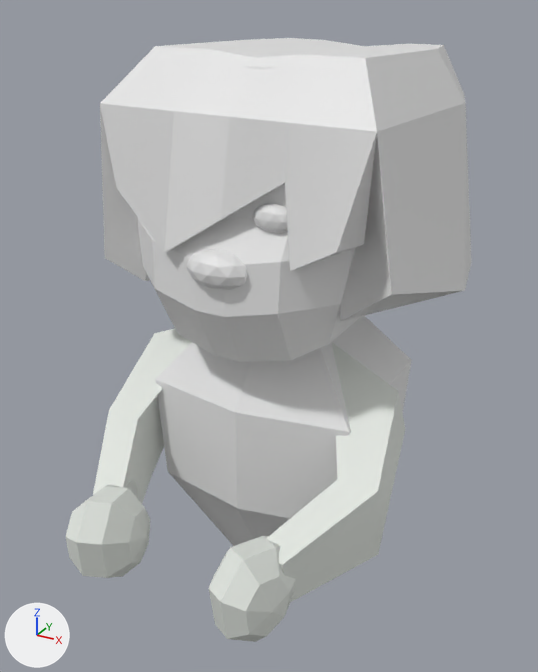
An edit to the FBX model game_prototype_final/Assets/3DModels/playerMesh01.fbx, drawn before and after from the same camera.
The view is the same before and after, from a 50 mm lens placed at (1.72, -3.37, 3.14), pointed at (0.04, -0.31, 1.61). The axes (+X, +Y, +Z) are drawn at lower left. The lights are the same throughout. The picture after the commit comes second. Where no turn or scale is listed for an object, it has been applied to the vertices.

In view in the first picture: 'body', 'eye', 'hair', 'head', 'nose', 'player_arms', 'player_arms.001'.
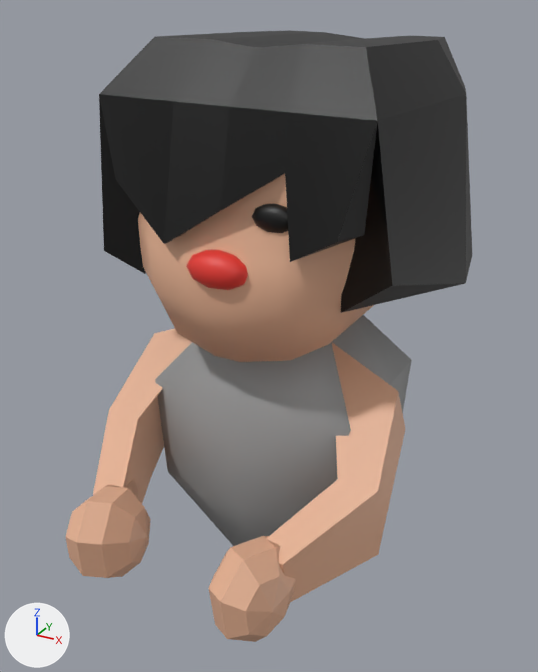
What the commit changed:
Material 'Material.001' (mat_material_001) changes colour from white #e3e7e1 to beige #e7b393; in linear values from (0.766, 0.8, 0.754) to (0.8, 0.449, 0.293).
Material 'Material.008' (mat_material_008) is new.
Its base color is (0.8, 0.0402, 0.0296) (red #e73830).
Material 'Material.007' (mat_material_007) is new.
Its base color is (0.339, 0.339, 0.339) (grey #9d9d9d).
Material 'Material.006' (mat_material_006) is new.
Its base color is (0.00171, 0.00171, 0.00171) (black #060606).
Material 'Material.002' (mat_material_002) is new.
Its base color is (0.0, 0.0, 0.0) (black #000000).
me_char_lowpoly01_004 has 42 vertices, 45 faces and spans x -1.166..-0.375, y -0.988..0.055, z 0.08..1.409.
me_char_lowpoly01_004 no longer uses material mat_material_003 (white #e3e7e1).
me_char_lowpoly01_004 gains material mat_material_001 (beige #e7b393).
me_cube_003 has 74 vertices, 72 faces and spans x -12.45..1.03, y -1.39..1.15, z -1.26..1.25.
me_cube_003 gains material mat_material_006 (black #060606).
me_cube_001 has 24 vertices, 22 faces and spans x -0.55..0.55, y -0.54..0.54, z -0.88..0.8.
me_cube_001 is used by ob_body; location (0.05, -0.14, 1.01).
me_cube_001 part 2: edges marked sharp go from 42 to 0.
me_cube_001 gains material mat_material_007 (grey #9d9d9d).
me_icosphere_001 has 42 vertices, 80 faces and spans x -0.146..0.146, y -0.087..0.087, z -0.086..0.086.
me_icosphere_001 gains material mat_material_008 (red #e73830).
me_cube_002 has 72 vertices, 70 faces and spans x -0.553..0.553, y -0.653..0.543, z -0.692..0.573.
me_cube_002 is used by ob_head; location (0.052, -0.217, 2.354).
me_cube_002 part 1: edges marked sharp go from 121 to 0.
me_cube_002 gains material mat_material_001 (beige #e7b393).
me_icosphere_002 has 42 vertices, 80 faces and spans x -0.096..0.096, y -0.048..0.048, z -0.062..0.062.
me_icosphere_002 gains material mat_material_002 (black #000000).
Object 'hair' (ob_hair) moves from (0.069, 0.023, 2.881) to (0.069, 0.023, 2.92).

Where the change shows, as pixel boxes (x1, y1, x2, y2) in the pictures (538 x 672 px):
'hair', recoloured, moved: before (100, 38, 472, 321); after (99, 30, 472, 313)
'body', recoloured, shading changed (white to grey): (155, 316, 412, 546) in both
'head', recoloured, shading changed (white to beige): (138, 183, 361, 362) in both
'player_arms.001', recoloured (white to beige): (209, 343, 405, 642) in both
'player_arms', recoloured (white to beige): (66, 329, 192, 578) in both
'nose', recoloured (white to red): (187, 250, 248, 290) in both
'eye', recoloured (white to black): (252, 203, 288, 233) in both
part 1 of me_cube_002, shading changed: before (138, 66, 361, 362); after (138, 174, 374, 362)
